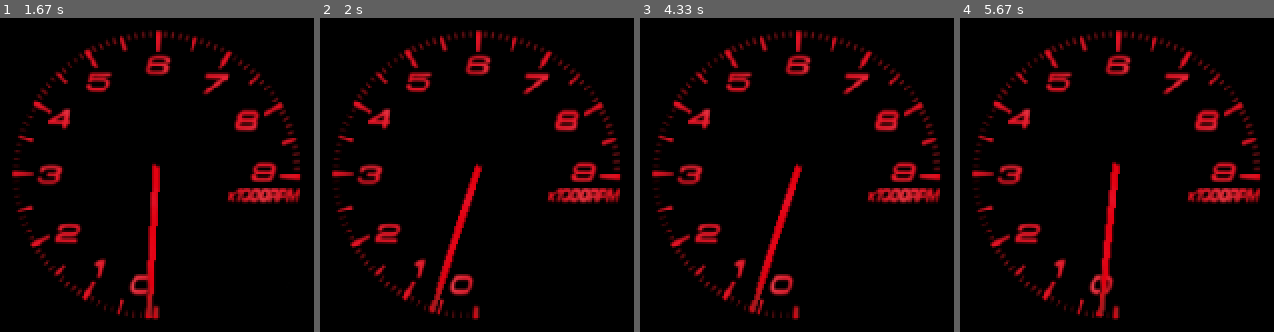
Above: before the commit, frames 1-4 (left to right).
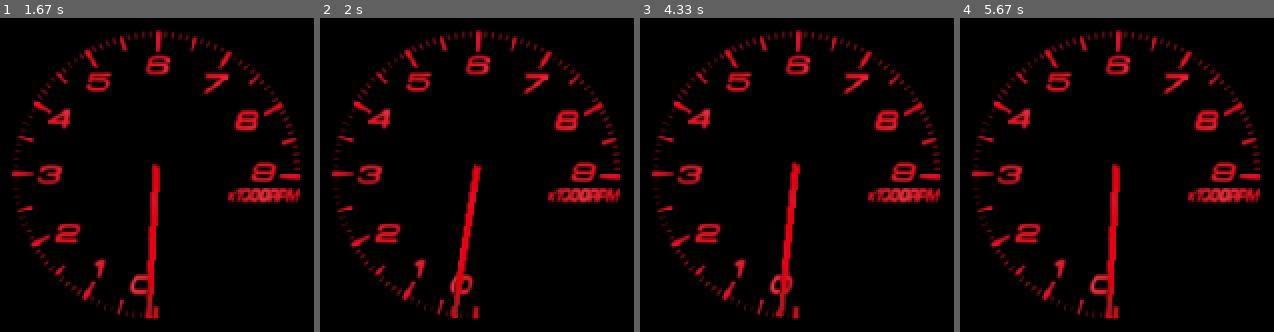
Above: after the commit, the same moments.

Repository: aspara3333/outrun
Game: pygame game, started from pygame_ver.py
Same seed, same stepped clock (60 frames per second), same inputs: the game is played once before the commit and once after it.
Inputs:
- Up to frame 1 (1.67 s): hold Shift 0.33-0.8 s; hold S 0.33-0.8 s
- Up to frame 2 (2 s): tap C at 1.83 s
- Up to frame 3 (4.33 s): hold S 2.17-2.63 s; tap Ctrl at 3 s; hold C from 4.07 s (still down); hold S from 4.07 s (still down)
- Up to frame 4 (5.67 s): release C at 4.43 s; release S at 4.43 s; hold S 4.47-4.83 s; tap C at 5.2 s; hold S from 5.53 s (still down)

Frame 1 is identical in both runs. In frame 2, 2.2% of the frame differs, in the area x 34-52%, y 46-97%; in frame 3, 2.3%, in the area x 34-52%, y 45-96%; in frame 4, 1.8%.

Commit message:
fix starter

Diff:
--- a/pygame_ver.py
+++ b/pygame_ver.py
@@ -67,30 +67,36 @@
         pg.event.pump()
         self.pressed=pg.key.get_pressed()
 #        print(self.pressed[K_w])
+#       アクセル
         if((self.pressed[K_w]==True)and(self.rpm<self.rev)and(self.rpm>300)):
             for i in range(0,int(self.rev/100)):
                 if(int(self.rpm)<int(i+1)*100):
                     self.power_array=i
                     self.rpm=self.rpm+(int(self.power[self.power_array]))
                     break
+#       アクセルオフ
         elif((self.pressed[K_w]==False)and(self.rpm>600)):
             print('kansei')
             self.rpm=self.rpm-50
+#       ブレーキ
         if((self.pressed[K_s]==True)and(self.rpm>100)):
             print('brake')
             self.rpm=self.rpm-100
         if(self.gear_ck==0):
+#           シフトアップ
             if((self.pressed[K_LSHIFT]==True)and(self.gear_n<self.speed)):
                 self.gear_n=self.gear_n+1
                 self.gear=self.gear_ratio[self.gear_n-1]
+#           シフトダウン
             elif((self.pressed[K_LCTRL]==True)and(self.gear_n-1>0)):
                 self.gear_n=self.gear_n-1
                 self.gear=self.gear_ratio[self.gear_n-1]
             self.gear_ck=1
         if((self.pressed[K_LSHIFT]==False)and(self.pressed[K_LCTRL]==False)):
             self.gear_ck=0
-        if(self.pressed[K_c]==True):
-            self.rpm=600
+#       セル
+        if((self.pressed[K_c]==True)and(self.rpm<500)):
+            self.rpm=self.rpm+100
 
 class meter:
     def __init__(self):
